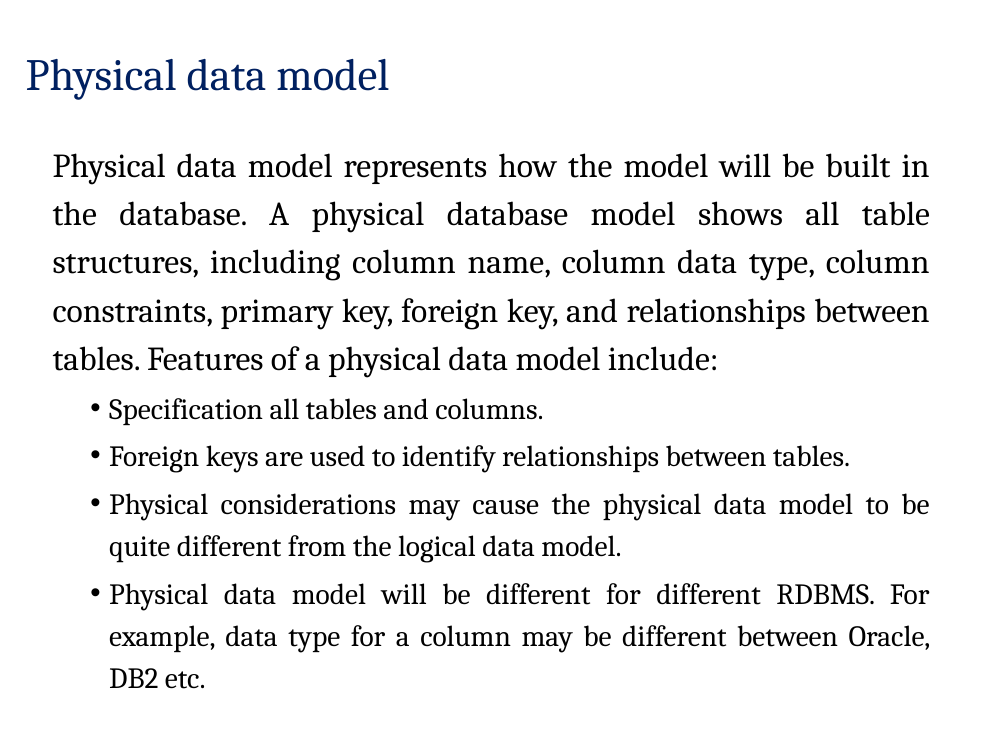
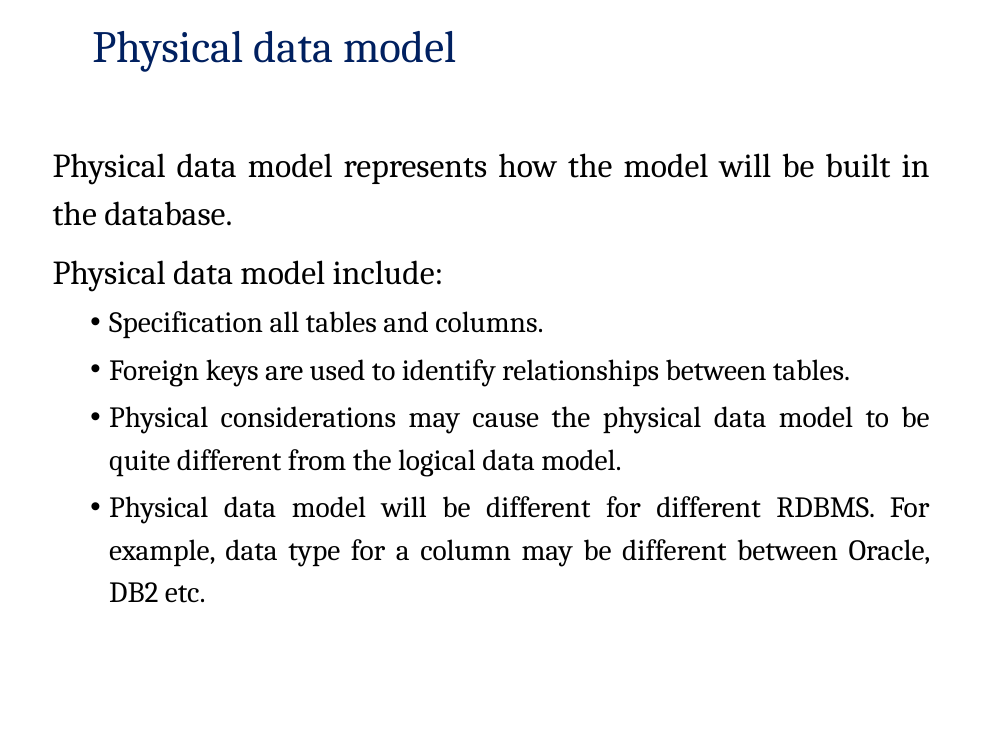
Before and after one commit to pankajfri/Training-Materials, a slide deck: slide 16 of Advanced Web Technologies/Database Concepts/Session2.pptx (slide 8 before the commit). Drawn at 1008x756 pixels with LibreOffice and Linux fonts; fonts in the diff are those of the drawing; background and template pictures are left out. Boxes give left, top, right and bottom in pixels: in the first picture for what was removed or moved away, otherwise in the second. Text is boxed around its words. In the diff, an @@ line names an element or a change of style, - is before the commit and + after.

```diff
--- a/Advanced Web Technologies/Database Concepts/Session2.pptx
+++ b/Advanced Web Technologies/Database Concepts/Session2.pptx
@@ title "Physical data model": place and size @@
-title "Physical data model" at [26,59,389,100]
+title "Physical data model" at [92,31,456,72]
@@ text at [53,153,930,292]: text changed @@
-Physical data model represents how the model will be built in the database. A physical database model shows all table structures, including column name, column data type, column constraints, primary key, foreign key, and relationships between tables. Features of a physical data model include:
+Physical data model represents how the model will be built in the database.
+Physical data model include:
```
Also in this commit, not shown: 5 other slides changed, 15 slides added, 3 slides removed, 1 other file.
